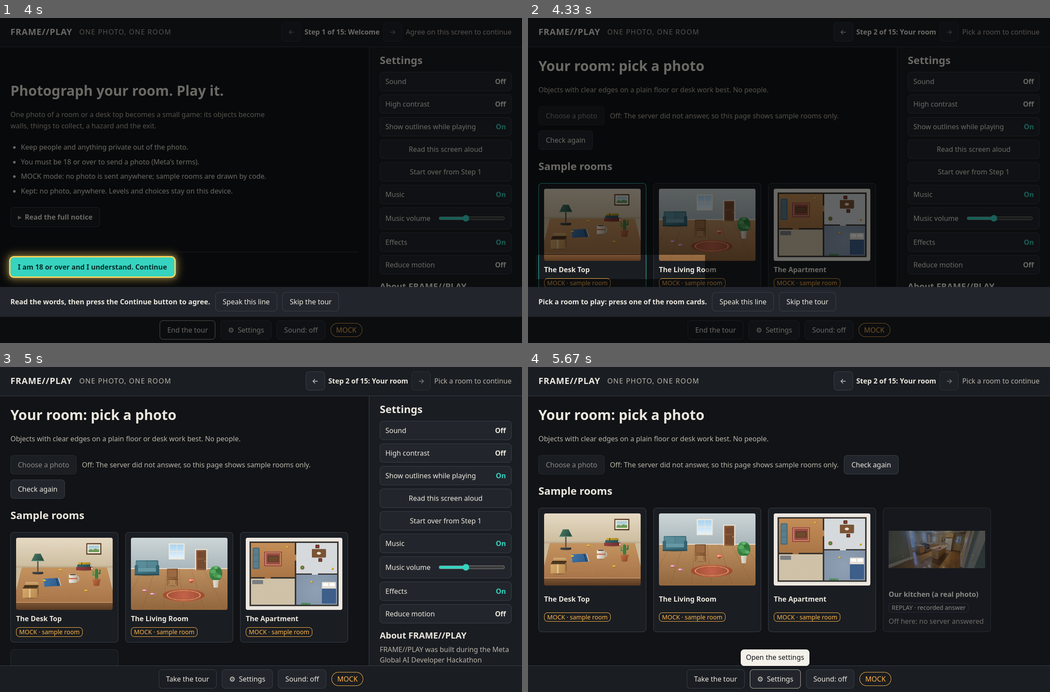
Above: before the commit, frames 1-4 (two rows, left to right).
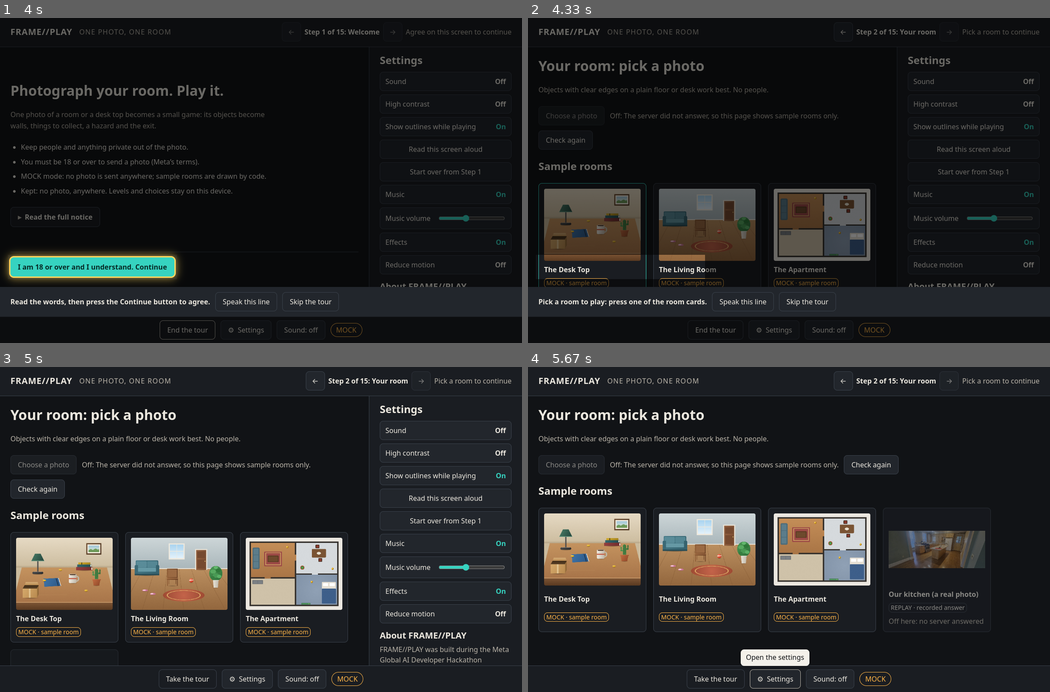
Above: after the commit, the same moments.

Repository: darkAbacus247/frame-play
Game: browser game, page index.html
The game is run twice, just before and just after one commit, with the same random seed, the same clock (stepped at 60 frames per second) and the same inputs.
Inputs (mouse positions are in pixels of both pictures, inside the frame that each line leads up to):
- Up to frame 1 (4 s): click (261, 180) at 0.27 s; click "⚙ Settings" at 1.27 s; tap Shift at 1.52 s; click "Start over from Step 1" at 1.77 s; click "Keep my road" at 2.02 s; tap Escape at 2.27 s; click "Sound On" at 2.77 s; click "Take the tour" at 3.52 s
- Up to frame 2 (4.33 s): click "I am 18 or over and I underst…" at 4.27 s
- Up to frame 3 (5 s): click "Skip the tour" at 4.77 s
- Up to frame 4 (5.67 s): click "⚙ Settings" at 5.02 s

Frame 1 is identical in both runs. In frame 2, 0.3% of the frame differs, in the area x 3-60%, y 80-83%; in frame 3, 0.3%; in frame 4, 0.4%, in the area x 3-84%, y 73-79%.

Commit message:
AR8: from a judge-style review of every screen run on Meta's credit (Muse Spark, through the door's job button): badges in play take the reveal's own places, beside their objects and clear of every outline, of each other and of the MOCK stamp, so they never pile up on a cluttered photo (the stove in our kitchen) and never sit under the stamp (the apartment's marker 2); the reveal's numbers keep clear of the stamp too; Answer with is one full-width row with Pick it beneath, and a thing's place reads "top right" (the closed choice was cut to "refrigerator · mi"); the riddle card waits 1.5 s, for the right answer's flash to finish; the room cards' thumbnails share one 4:3 frame, so the titles line up beside our kitchen's wide photo; the cards' tag comment no longer reads as a declaration to the spacing-scale test
Co-Authored-By: Claude Opus 5.5 <noreply@anthropic.com>

Diff:
--- a/src/game.js
+++ b/src/game.js
@@ -328,7 +328,7 @@
     const reduced = !!(opts.ui && opts.ui().reducedMotion);
     riddle.timer = setTimeout(() => {
       if (handlers.onEnd) handlers.onEnd({ outcome, i, total: list.length, riddle: r, found: [...rs.found] });
-    }, outcome === 'skipped' ? 0 : reduced ? 400 : 1000);
+    }, outcome === 'skipped' ? 0 : reduced ? 600 : 1500);
   }
 
   function pickId(id, near) {
--- a/src/render.js
+++ b/src/render.js
@@ -78,12 +78,14 @@
 // as the doorway, in picture pixels.
 export const FLOOR_STYLE = { edge: '#ffffff', under: 'rgba(0,0,0,0.55)', door: '#7cf2c4', doorFill: 'rgba(124,242,196,0.28)' };
 
-// Where each numbered badge goes on the reveal: beside its object, clear of
-// every outline and of the other badges, inside the picture.
-export function badgeSpots(level, r) {
+// Where each numbered badge goes on the reveal (and each role badge in
+// play): beside its object, clear of every outline, of the other badges and
+// of the MOCK stamp (`avoid`, boxes drawn over the picture), inside it.
+export function badgeSpots(level, r, avoid = []) {
   const W = level.picture.width, H = level.picture.height;
   const rings = level.objects.map((o) => o.outline.rings);
   const placed = [];
+  const free = ([x, y]) => avoid.every((a) => x < a.x - r || x > a.x + a.w + r || y < a.y - r || y > a.y + a.h + r);
   return level.objects.map((o, k) => {
     const b = bounds(o.outline.rings);
     const cx = (b.x0 + b.x1) / 2, cy = (b.y0 + b.y1) / 2, g = r + 4;
@@ -91,7 +93,7 @@
       [cx, b.y0 - g], [b.x1 + g, cy], [b.x0 - g, cy], [cx, b.y1 + g],
       [b.x1 + g, b.y0 - g], [b.x0 - g, b.y0 - g], [b.x1 + g, b.y1 + g], [b.x0 - g, b.y1 + g],
     ];
-    const inside = ([x, y]) => x >= r && y >= r && x <= W - r && y <= H - r;
+    const inside = ([x, y]) => x >= r && y >= r && x <= W - r && y <= H - r && free([x, y]);
     const clear = ([x, y]) => {
       for (const rs of rings) {
         if (pointInShape(x, y, rs) || distToRings(x, y, rs) < r + 2) return false;
@@ -110,10 +112,10 @@
 // null when even the smallest would crowd, and the picture shows outlines
 // without numbers.
 export const BADGE_RADII = [12, 10, 8];
-export function numberSpots(level, scale) {
+export function numberSpots(level, scale, avoid = []) {
   for (const rCss of BADGE_RADII) {
     const r = rCss / scale;
-    const spots = badgeSpots(level, r);
+    const spots = badgeSpots(level, r, avoid);
     const apart = spots.every((a, i) => spots.every((b, j) => j <= i || Math.hypot(a.x - b.x, a.y - b.y) >= 2 * r + 2 / scale));
     if (apart) return { r, rCss, spots };
   }
@@ -425,7 +427,7 @@
 
   drawNumbers(ui) {
     const { ctx, level } = this;
-    if (this.spotsScale !== this.scale) { this.numbers = numberSpots(level, this.scale); this.spotsScale = this.scale; }
+    if (this.spotsScale !== this.scale) { this.numbers = numberSpots(level, this.scale, this.stamp ? [this.stamp] : []); this.spotsScale = this.scale; }
     if (!this.numbers) return;
     const { r, rCss, spots } = this.numbers;
     const count = ui.outlineCount ?? level.objects.length;
@@ -502,13 +504,18 @@
     });
   }
 
+  // A role (or riddle) badge's place in play: the reveal's own rule, beside
+  // its object and clear of every outline, of the other badges and of the
+  // MOCK stamp, so badges never pile up on a cluttered photo (the 10-28
+  // review: the stove in our kitchen). Kept for the board's current scale.
   badgePos(k) {
-    const b = this.boxes[k];
     const r = this.px(12);
-    let y = b.y0 - r - this.px(6);
-    if (y - r < 0) y = b.y1 + r + this.px(6);
-    const x = Math.min(Math.max((b.x0 + b.x1) / 2, r), this.level.picture.width - r);
-    return [x, y, r];
+    if (!this.badges || this.badgesR !== r) {
+      this.badges = badgeSpots(this.level, r, this.stamp ? [this.stamp] : []);
+      this.badgesR = r;
+    }
+    const s = this.badges[k];
+    return [s.x, s.y, r];
   }
 
   drawBadges(state, ui) {
--- a/src/riddle.js
+++ b/src/riddle.js
@@ -220,7 +220,7 @@
   const x = (b.x0 + b.x1) / 2, y = (b.y0 + b.y1) / 2;
   const v = y < H / 3 ? 'top' : y > (2 * H) / 3 ? 'bottom' : 'middle';
   const h = x < W / 3 ? 'left' : x > (2 * W) / 3 ? 'right' : 'middle';
-  return v === h ? 'middle' : `${v}, ${h}`;
+  return v === h ? 'middle' : `${v} ${h}`;
 }
 
 // The choices for "Answer with": every thing with an outline, in
--- a/styles.css
+++ b/styles.css
@@ -224,12 +224,12 @@
 .riddle-panel { display: grid; grid-template-columns: minmax(0, 1fr); gap: var(--s2); padding: var(--s3); border: 1px solid var(--gold); border-radius: var(--radius); background: var(--panel); min-width: 0; }
 .riddle-status { margin: 0; font-weight: 600; max-width: none; }
 .answer-label { font-size: 0.9rem; color: var(--muted); }
-.answer-row { display: flex; gap: var(--s2); min-width: 0; }
-.answer-row .btn { flex: 0 0 auto; }
+/* the choice on its own full-width row, Pick it beneath: "refrigerator · top right" is never cut */
+.answer-row { display: grid; grid-template-columns: minmax(0, 1fr); gap: var(--s2); min-width: 0; }
 /* the round is over in riddle mode: ending it means nothing there */
 .play.riddle-on .end-round { display: none; }
 .answer-row select {
-  flex: 1 1 0; width: 0; min-width: 0; min-height: var(--target);
+  width: 100%; min-width: 0; min-height: var(--target);
   padding: 0 var(--s2); border-radius: var(--radius); border: 1px solid var(--line);
   background: var(--panel-2); color: inherit; font: inherit;
 }
@@ -366,15 +366,17 @@
 .chosen-row { align-items: center; }
 .chosen-line { margin: 0; color: var(--muted); max-width: 65ch; }
 .thumb { width: 100%; height: auto; border-radius: var(--s1); display: block; }
+/* on the cards every thumbnail fills the same 4:3 frame, so the titles line up (our kitchen's photo is wide) */
+.room-card .thumb { aspect-ratio: 4 / 3; object-fit: cover; }
 .room-title { font-weight: 700; }
 .tag { justify-self: start; padding: 0 var(--s2); border-radius: 999px; border: 1px solid var(--line); font-size: 1rem; }
 .tag.mock { color: var(--mock); border-color: var(--mock); }
 .tag.live { color: var(--accent); border-color: var(--accent); }
 .tag.rehearsal { color: var(--mock); border-color: var(--mock); }
-/* on the 11rem cards a tag keeps to one line (a size smaller, a little less padding:
+/* on the 11rem cards a tag keeps to one line (a size smaller and narrower at its sides;
    "MOCK · sample room" was 169 px for 150); one that must wrap where a card is narrower
    gets a softer corner, never a squeezed oval */
-.room-card .tag { font-size: 0.875rem; line-height: 1.4; padding: 0 0.375rem; border-radius: var(--s2); }
+.room-card .tag { font-size: 0.875rem; line-height: 1.4; padding: 0 var(--s1); border-radius: var(--s2); }
 /* our kitchen beside Choose a photo: the thumbnail beside its words and its
    own button; the words as wide as they need, so the title and its badge
    each stay on one line */
